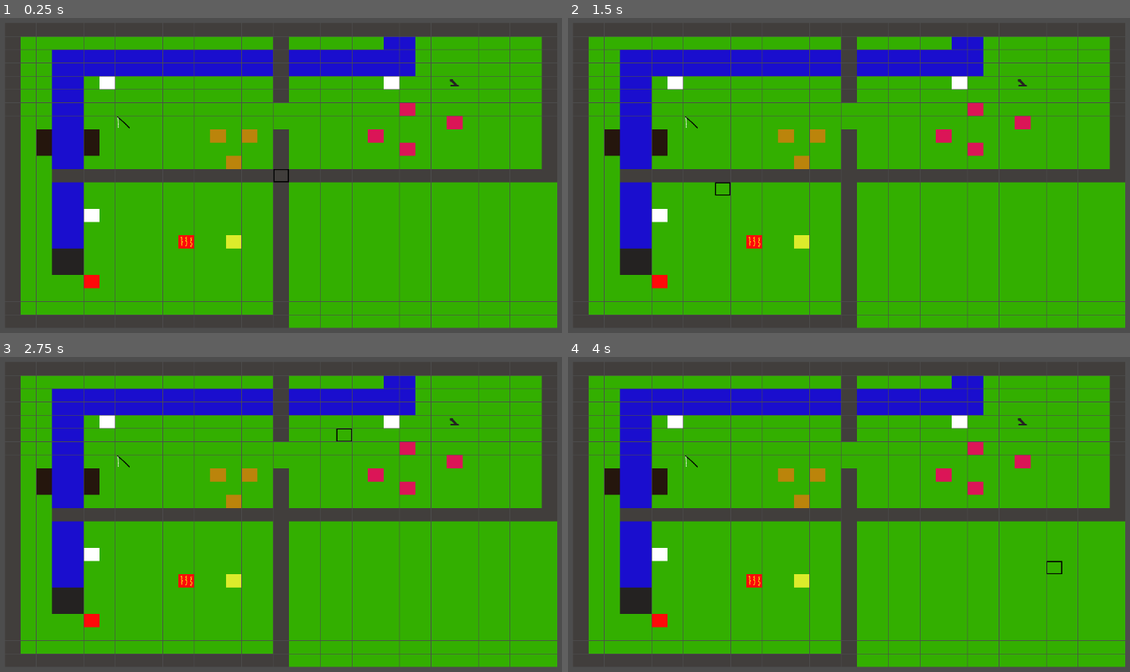
Above: before the commit, frames 1-4 (two rows, left to right).
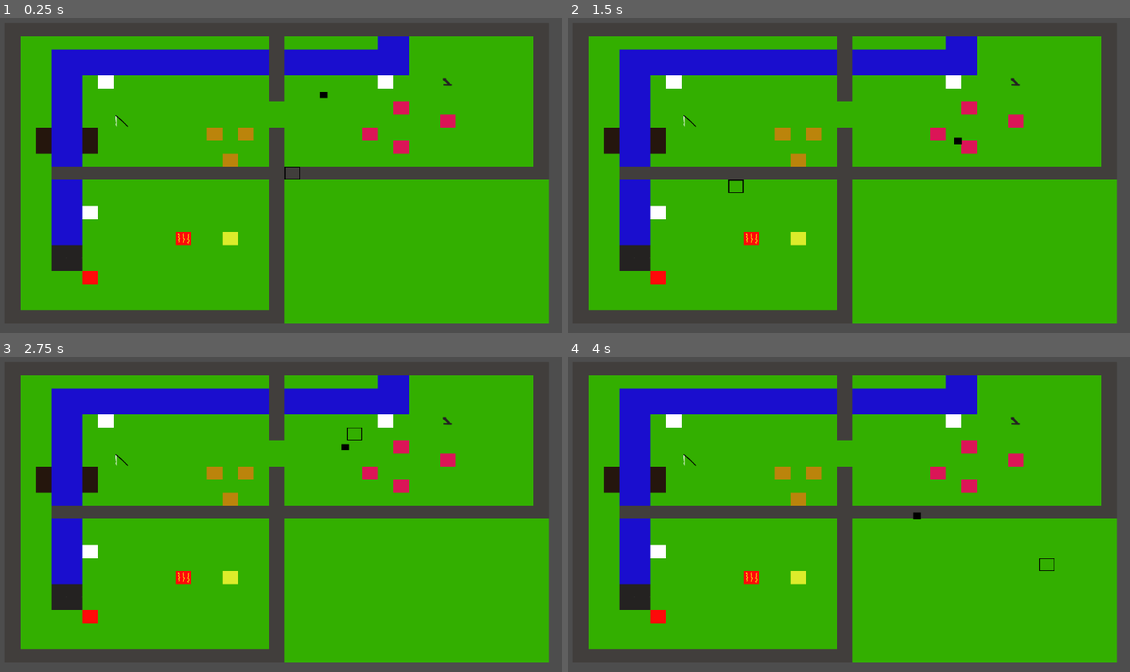
Above: after the commit, the same moments.

Repository: ManaPufi/TestGame
Game: Godot game, scene res://main.tscn
The game is run twice, just before and just after one commit, with the same random seed, the same clock (stepped at 60 frames per second) and the same inputs.
Inputs (mouse positions are in pixels of both pictures, inside the frame that each line leads up to):
- Up to frame 1 (0.25 s): no input
- Up to frame 2 (1.5 s): tap Enter at 0.5 s; move the mouse to (995, 156) at 0.52 s; click (995, 156) at 0.67 s; tap Space at 1.25 s; move the mouse to (730, 191) at 1.27 s; click (730, 191) at 1.42 s
- Up to frame 3 (2.75 s): tap Enter at 2 s; move the mouse to (354, 432) at 2.02 s; click (354, 432) at 2.17 s
- Up to frame 4 (4 s): tap Space at 2.75 s; move the mouse to (826, 583) at 2.77 s; click (826, 583) at 2.92 s; move the mouse to (1045, 564) at 3.52 s; click (1045, 564) at 3.67 s

The runs differ from the first frame. In frame 1, 11% of the frame differs, in the area x 3-100%, y 5-99%; in frame 2, 11%; in frame 3, 11%; in frame 4, 11%.

Commit message:
Moveable square

Diff:
--- /dev/null
+++ b/Scripts/player.gd
@@ -0,0 +1,27 @@
+extends Node2D
+
+func _draw():
+	var size = Vector2(64, 64)
+	var half = size / 2.0
+	draw_rect(Rect2(-half, size), Color.BLACK)
+
+var targetPosition: Vector2
+var moving := false
+var speed := 1000
+
+func _ready():
+	var tilePos = Vector2i(20, 5)
+	var tileMap = get_parent().get_node("TileMap")
+	position = tileMap.map_to_local(tilePos)
+	targetPosition = position
+
+func _process(delta):
+	if moving:
+		position = position.move_toward(targetPosition, speed * delta)
+		if position.distance_to(targetPosition) < 1.0:
+			position = targetPosition
+			moving = false
+
+func set_target(tileMap: TileMap, mapPos: Vector2i):
+	targetPosition = tileMap.map_to_local(mapPos)
+	moving = true
--- a/main.tscn
+++ b/main.tscn
@@ -6,7 +6,7 @@
 [ext_resource type="Texture2D" uid="uid://buv70n3h4ygi7" path="res://Assets/Bonfire.png" id="3_2cqfq"]
 [ext_resource type="Texture2D" uid="uid://2dwnpmxdl5k1" path="res://Assets/Border.png" id="3_7mycd"]
 [ext_resource type="Texture2D" uid="uid://twn3u6wksnij" path="res://Assets/Water.png" id="3_efxa6"]
-[ext_resource type="Script" uid="uid://dyk787fglpfaw" path="res://tileMap.gd" id="4_1bvp3"]
+[ext_resource type="Script" uid="uid://dyk787fglpfaw" path="res://Scripts/tileMap.gd" id="4_1bvp3"]
 [ext_resource type="Texture2D" uid="uid://qsun1j8tdgmp" path="res://Assets/Event.png" id="4_dg77c"]
 [ext_resource type="Texture2D" uid="uid://vq3ral86ctg0" path="res://Assets/Crown.png" id="4_yaehf"]
 [ext_resource type="Texture2D" uid="uid://cal3pou1frc25" path="res://Assets/Trap.png" id="5_074og"]
@@ -16,6 +16,22 @@
 [ext_resource type="Texture2D" uid="uid://dkud012maf4lj" path="res://Assets/Lever.png" id="8_cegan"]
 [ext_resource type="Texture2D" uid="uid://bulxihcyblakm" path="res://Assets/FishingPole.png" id="10_82xsv"]
 [ext_resource type="Texture2D" uid="uid://b0wsxbudf5g64" path="res://Assets/Boulder.png" id="13_getpj"]
+[ext_resource type="Script" uid="uid://ptfgl0klumn6" path="res://Scripts/player.gd" id="18_074og"]
+
+[sub_resource type="GDScript" id="GDScript_yaehf"]
+script/source = "extends Node2D
+
+@onready var tileMap: TileMap = $TileMap
+@onready var player: Node2D = $Player
+
+func _unhandled_input(event):
+	if event is InputEventMouseButton and event.pressed and event.button_index == MOUSE_BUTTON_LEFT:
+		var mousePos = get_local_mouse_position()
+		var tilePos = tileMap.local_to_map(mousePos)
+
+		if tileMap.get_cell_source_id(0, tilePos) != -1:
+			player.set_target(tileMap, tilePos)
+"
 
 [sub_resource type="TileSetAtlasSource" id="TileSetAtlasSource_2cqfq"]
 texture = ExtResource("1_4c57u")
@@ -93,7 +109,7 @@
 0:0/0 = 0
 
 [sub_resource type="TileSet" id="TileSet_kek77"]
-tile_size = Vector2i(130, 130)
+tile_size = Vector2i(128, 128)
 sources/99 = SubResource("TileSetAtlasSource_5vw27")
 sources/0 = SubResource("TileSetAtlasSource_2cqfq")
 sources/98 = SubResource("TileSetAtlasSource_kek77")
@@ -111,6 +127,7 @@
 sources/12 = SubResource("TileSetAtlasSource_1u8w0")
 
 [node name="Main" type="Node2D"]
+script = SubResource("GDScript_yaehf")
 
 [node name="TileMap" type="TileMap" parent="."]
 tile_set = SubResource("TileSet_kek77")
@@ -123,3 +140,6 @@
 [node name="Camera2D" type="Camera2D" parent="."]
 position = Vector2(2330, 1474)
 zoom = Vector2(0.22, 0.185)
+
+[node name="Player" type="Node2D" parent="."]
+script = ExtResource("18_074og")
Not shown, added: Scripts/player.gd.uid
Renamed: tileMap.gd -> Scripts/tileMap.gd
Renamed: tileMap.gd.uid -> Scripts/tileMap.gd.uid
Not shown: 1 places in main.tscn that only renumber resources
Not shown, changed: TestGame.exe
Not shown, changed: TestGame.pck
